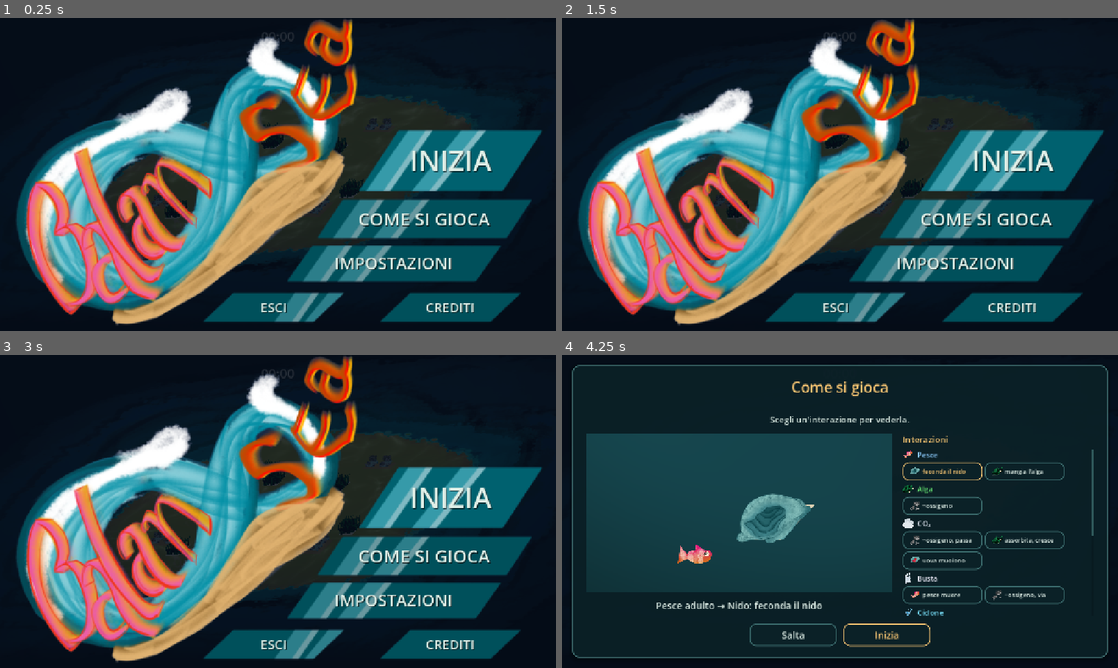
Above: before the commit, frames 1-4 (two rows, left to right).
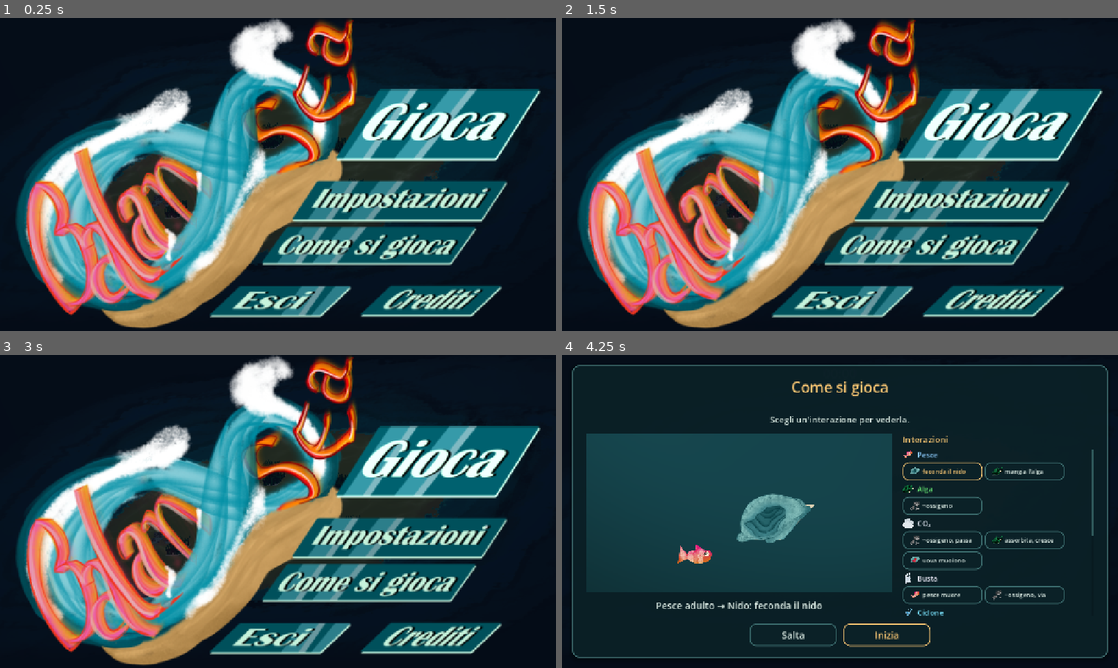
Above: after the commit, the same moments.

Repository: TakFog/rgj2026
Game: Godot game, scene res://main/main.tscn
Two runs of this game, one before a commit and one after it. Both use one fixed random seed, a clock stepped at 60 frames per second and the inputs below. Sound files missing from this copy of the repository are replaced by a short silence.
Inputs (mouse positions are in pixels of both pictures, inside the frame that each line leads up to; where the layout moved, square brackets give the same spot in the first picture):
- Up to frame 1 (0.25 s): no input
- Up to frame 2 (1.5 s): click (962, 202) [956, 262] at 0.5 s; click "Indietro" at 1.25 s
- Up to frame 3 (3 s): click (433, 639) [450, 642] at 2 s; click "Indietro" at 2.75 s
- Up to frame 4 (4.25 s): click (1001, 461) [1012, 498] at 3.5 s

The runs differ from the first frame. In frame 1, 32% of the frame differs, in the area x 5-98%, y 0-100%; in frame 2, 32%; in frame 3, 32%; in frame 4, nothing differs.

Commit message:
Use the painted menu text and realign its hotspots

Diff:
--- a/tests/unit/test_main_menu.gd
+++ b/tests/unit/test_main_menu.gd
@@ -20,45 +20,6 @@
 		var actual := menu._art_box.position + button.position
 		assert_almost(actual, expected.position, 0.01, key)
 		assert_almost(button.size, expected.size, 0.01, key)
-
-
-func test_each_hotspot_shows_its_menu_label() -> void:
-	var menu := _built_menu()
-	var expected := {
-		"play": "INIZIA",
-		"tutorial": "COME SI GIOCA",
-		"settings": "IMPOSTAZIONI",
-		"credits": "CREDITI",
-		"exit": "ESCI",
-	}
-	for key: String in expected:
-		var label := menu._hotspots[key].get_node_or_null("Label") as Label
-		assert_true(label != null, key)
-		assert_eq(label.text, expected[key], key)
-		assert_eq(label.horizontal_alignment, HORIZONTAL_ALIGNMENT_CENTER, key)
-		assert_eq(label.vertical_alignment, VERTICAL_ALIGNMENT_CENTER, key)
-		assert_eq(label.mouse_filter, Control.MOUSE_FILTER_IGNORE, key)
-
-
-func test_menu_labels_scale_with_the_painted_buttons() -> void:
-	var big := _built_menu(Vector2(1280, 720))
-	var small := _built_menu(Vector2(640, 360))
-	var big_label := big._hotspots["play"].get_node("Label") as Label
-	var small_label := small._hotspots["play"].get_node("Label") as Label
-	assert_true(big_label.get_theme_font_size("font_size")
-		> small_label.get_theme_font_size("font_size"))
-
-
-func test_menu_labels_fit_inside_their_hotspots() -> void:
-	var menu := _built_menu()
-	for key: String in MenuHotspots.RECTS:
-		var label := menu._hotspots[key].get_node("Label") as Label
-		var font := ThemeDB.fallback_font
-		var font_size := label.get_theme_font_size("font_size")
-		var text_width := font.get_string_size(
-			label.text, HORIZONTAL_ALIGNMENT_LEFT, -1, font_size).x
-		var button: Button = menu._hotspots[key]
-		assert_true(text_width <= button.size.x, key)
 
 
 func test_each_hotspot_lights_up_its_painted_shape() -> void:
@@ -104,10 +65,10 @@
 
 
 ## A menu screen with its panel built, laid out for VIEWPORT, not in the tree.
-func _built_menu(viewport := VIEWPORT) -> MainMenuScreen:
+func _built_menu() -> MainMenuScreen:
 	var menu := MainMenuScreen.new()
 	autofree(menu)
-	menu.size = viewport
+	menu.size = VIEWPORT
 	menu.add_child(menu._build_menu_panel())
 	menu._layout_art()
 	return menu
--- a/tests/unit/test_menu_hotspots.gd
+++ b/tests/unit/test_menu_hotspots.gd
@@ -40,7 +40,7 @@
 
 func test_focus_order() -> void:
 	assert_eq(MenuHotspots.RECTS.keys(),
-		["play", "tutorial", "settings", "credits", "exit"])
+		["play", "settings", "tutorial", "exit", "credits"])
 
 
 func test_hotspot_rect_follows_the_art_box() -> void:
--- a/ui/b_main_menu.gd
+++ b/ui/b_main_menu.gd
@@ -2,30 +2,15 @@
 extends ColorRect
 ## Main menu overlay shown at game start (GDD §9, roadmap: title screen).
 ## The whole screen is the artist's painted menu; its five painted buttons are
-## invisible hotspots (MenuHotspots) with code-drawn labels (LABELS), so the art
-## is the interface. Works while the tree is paused; clicking Inizia unpauses
-## and hides the menu.
-
-## The painted menu: the master is `video/ciccio.png`, this is the web-sized copy.
+## invisible hotspots (MenuHotspots), so the art is the interface. Works while
+## the tree is paused; clicking Gioca unpauses and hides the menu.
+
+## The painted menu: the master is `video/MENU.png`, this is the web-sized copy.
 const MENU_TEXTURE: Texture2D = preload("res://assets/ui/menu.png")
 ## How much the hover/focus glow brightens a painted button.
 const GLOW_ALPHA := 0.22
 ## How much further it brightens while the button is held down.
 const GLOW_ALPHA_PRESSED := 0.4
-## The player-facing label drawn over each painted pill. The art itself is
-## text-free (the placeholder lettering was removed by the artist).
-const LABELS := {
-	"play": "INIZIA",
-	"tutorial": "COME SI GIOCA",
-	"settings": "IMPOSTAZIONI",
-	"credits": "CREDITI",
-	"exit": "ESCI",
-}
-## Label size as a fraction of the hotspot height, and the widest a label may
-## get relative to the hotspot, so every label fits its painted pill.
-const LABEL_HEIGHT_RATIO := 0.46
-const LABEL_WIDTH_RATIO := 0.78
-const LABEL_MIN_FONT_SIZE := 8
 
 ## Player-facing name and credits, kept in one place so the credits panel and
 ## the rest of the UI cannot drift apart.
@@ -178,20 +163,6 @@
 	button.add_child(glow)
 	glow.set_anchors_and_offsets_preset(Control.PRESET_FULL_RECT)
 
-	# The painting has no lettering, so the label is drawn over the pill.
-	var label := Label.new()
-	label.name = "Label"
-	label.text = LABELS[key]
-	label.horizontal_alignment = HORIZONTAL_ALIGNMENT_CENTER
-	label.vertical_alignment = VERTICAL_ALIGNMENT_CENTER
-	label.mouse_filter = Control.MOUSE_FILTER_IGNORE
-	label.add_theme_color_override("font_color", SeaStyle.CAPTION_COLOR)
-	label.add_theme_color_override("font_shadow_color", Color(0, 0, 0, 0.45))
-	label.add_theme_constant_override("shadow_offset_x", 2)
-	label.add_theme_constant_override("shadow_offset_y", 2)
-	button.add_child(label)
-	label.set_anchors_and_offsets_preset(Control.PRESET_FULL_RECT)
-
 	button.mouse_entered.connect(func() -> void: glow.visible = true)
 	button.mouse_exited.connect(func() -> void: glow.visible = false)
 	button.focus_entered.connect(func() -> void: glow.visible = true)
@@ -213,18 +184,6 @@
 		var button: Button = _hotspots[key]
 		button.position = rect.position - art.position
 		button.size = rect.size
-		_fit_label(button.get_node("Label") as Label, rect.size)
-
-
-## Scale a menu label to its painted pill: start from the pill height, then
-## shrink it if the text would spill out of the pill horizontally.
-func _fit_label(label: Label, hotspot: Vector2) -> void:
-	var base := maxi(int(hotspot.y * LABEL_HEIGHT_RATIO), LABEL_MIN_FONT_SIZE)
-	var text_width := ThemeDB.fallback_font.get_string_size(
-		label.text, HORIZONTAL_ALIGNMENT_LEFT, -1, base).x
-	var fit := minf(1.0, hotspot.x * LABEL_WIDTH_RATIO / maxf(text_width, 1.0))
-	label.add_theme_font_size_override(
-		"font_size", maxi(int(base * fit), LABEL_MIN_FONT_SIZE))
 
 
 func _build_credits_panel() -> Control:
--- a/ui/b_menu_hotspots.gd
+++ b/ui/b_menu_hotspots.gd
@@ -5,17 +5,17 @@
 ## hotspots follow it at any window size (GDD §9, painted title screen).
 
 ## The painting shipped as `assets/ui/menu.png`: the 5699×3341 master in
-## `video/ciccio.png`, downscaled to 2048 px wide.
+## `video/MENU.png`, downscaled to 2048 px wide.
 const ART_SIZE := Vector2(2048, 1200)
 
 ## Hotspot key -> its rect in fractions of the painting, in keyboard focus
 ## order. Measured from the painted pills' bounding boxes.
 const RECTS := {
-	"play": Rect2(0.652, 0.359, 0.342, 0.194),
-	"tutorial": Rect2(0.574, 0.580, 0.401, 0.125),
-	"settings": Rect2(0.517, 0.727, 0.400, 0.115),
-	"credits": Rect2(0.691, 0.878, 0.263, 0.093),
-	"exit": Rect2(0.360, 0.878, 0.263, 0.093),
+	"play": Rect2(0.610, 0.234, 0.380, 0.222),
+	"settings": Rect2(0.527, 0.527, 0.401, 0.123),
+	"tutorial": Rect2(0.471, 0.674, 0.400, 0.114),
+	"exit": Rect2(0.373, 0.863, 0.263, 0.092),
+	"credits": Rect2(0.655, 0.862, 0.263, 0.092),
 }
 
 
Binary file changed: assets/ui/menu.png
Not shown, changed: docs/superpowers/specs/2026-11-07-menu-art-design.md
